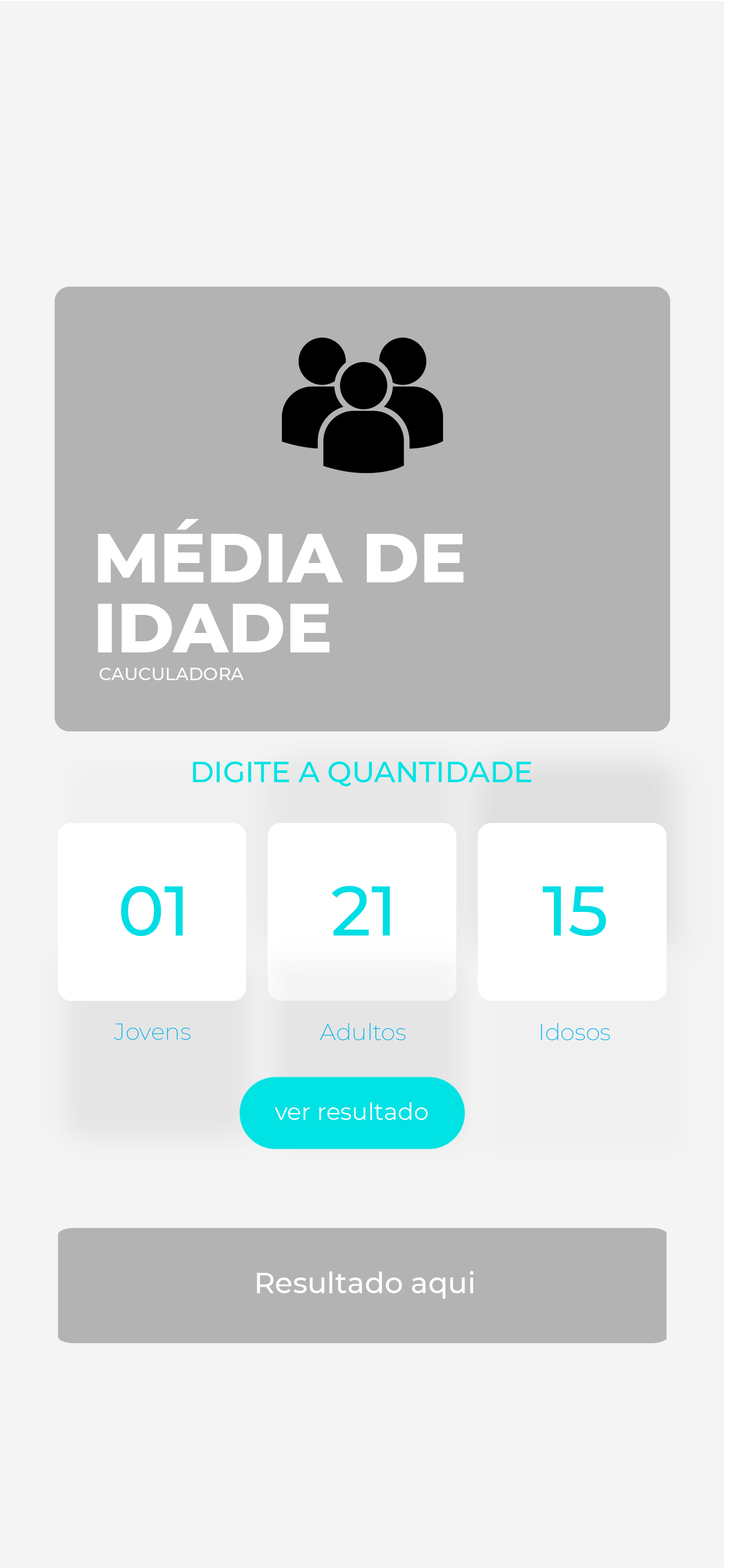
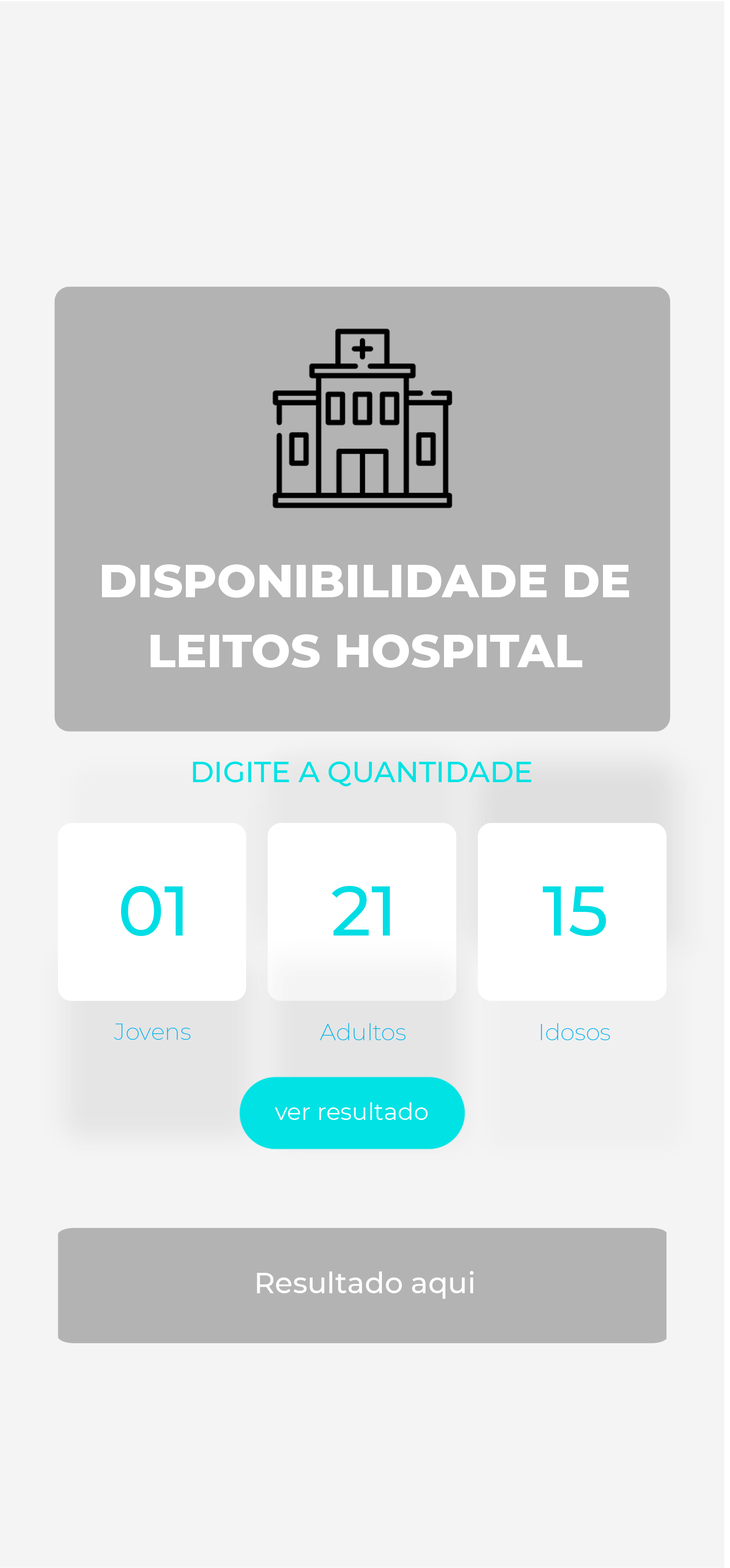
Revision of a layered 730 × 1568 image; what changed, layer by layer:
added layer "L0001" above "peopl" over (x1=272, y1=328, x2=453, y2=509)
hid "peopl" over (x1=281, y1=337, x2=443, y2=474)
painted on "DOCTOR BOOK" over (x1=97, y1=518, x2=630, y2=668)
hid "+1 2334 5567" over (x1=99, y1=667, x2=244, y2=681)
